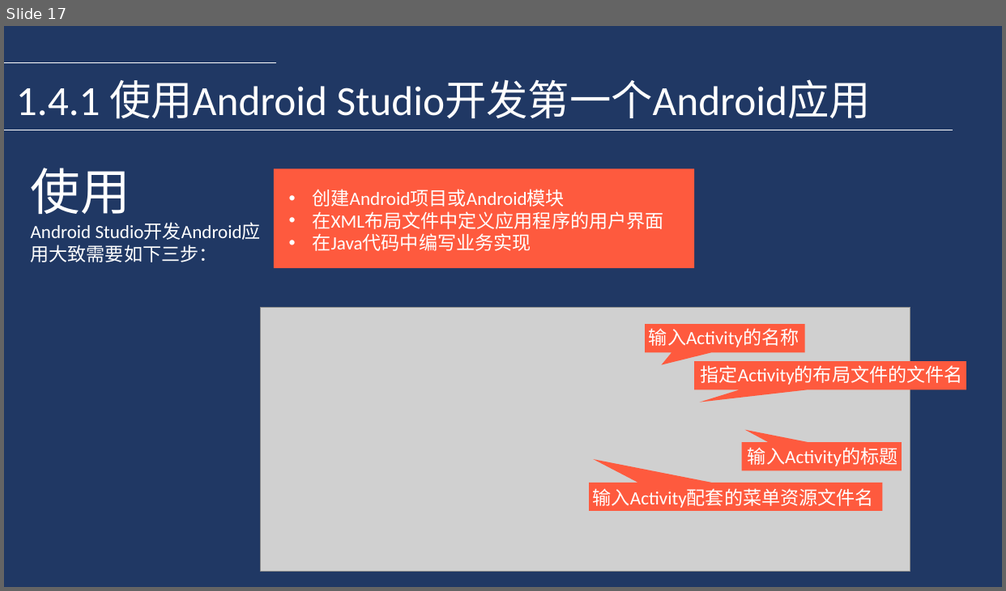
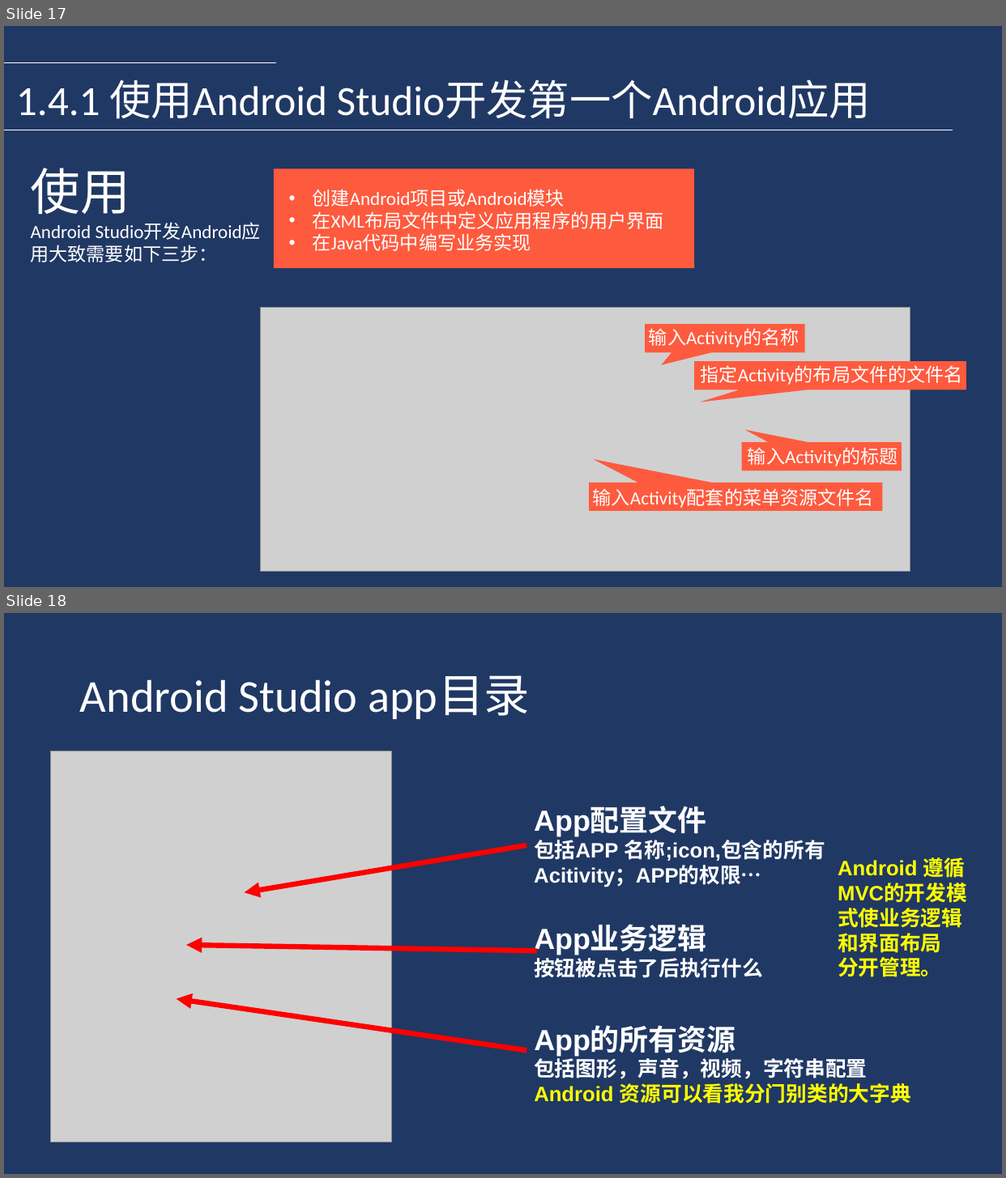
Before and after one commit to djuanbei/18Android1, a slide deck: ppt/ch1.pptx. Shown one above the other, each under a label of ours: slide 17 before the commit, slides 17 and 18 after it. The pictures are 1006x591 and 1006x1178 pixels, drawn with LibreOffice and Linux fonts; fonts in the diff are those of the drawing; grey boxes stand for pictures. Boxes give left, top, right and bottom in pixels: in the first picture for what was removed or moved away, otherwise in the second. Text is boxed around its words. In the diff, an @@ line names an element or a change of style, - is before the commit and + after.

```diff
--- a/ppt/ch1.pptx
+++ b/ppt/ch1.pptx
@@ slide 18 added at (4, 613, 1002, 1174), background #203864 @@
@@ title added at (80, 675, 530, 719), 44 pt, text #FFFFFF @@
+Android Studio app目录
@@ picture added at (50, 752, 391, 1142) @@
@@ text added at (534, 808, 825, 888), 20 pt, text #FFFFFF, bold @@
+App配置文件
+包括APP 名称;icon,包含的所有
+Acitivity；APP的权限…
@@ arrow added from (526, 845) to (245, 893), #FF0000 5 pt @@
@@ text added at (837, 854, 967, 977), 20 pt, text #FFFF00, bold @@
+Android 遵循
+MVC的开发模
+式使业务逻辑
+和界面布局
+分开管理。
@@ text added at (534, 926, 763, 978), 20 pt, text #FFFFFF, bold @@
+App业务逻辑
+按钮被点击了后执行什么
@@ arrow added from (537, 952) to (187, 945), #FF0000 5 pt @@
@@ arrow added from (526, 1051) to (177, 999), #FF0000 5 pt @@
@@ text added at (534, 1028, 911, 1104), 20 pt, text #FFFFFF, bold @@
+App的所有资源
+包括图形，声音，视频，字符串配置
+Android 资源可以看我分门别类的大字典
```
Also in this commit, not shown: 1 other file.
